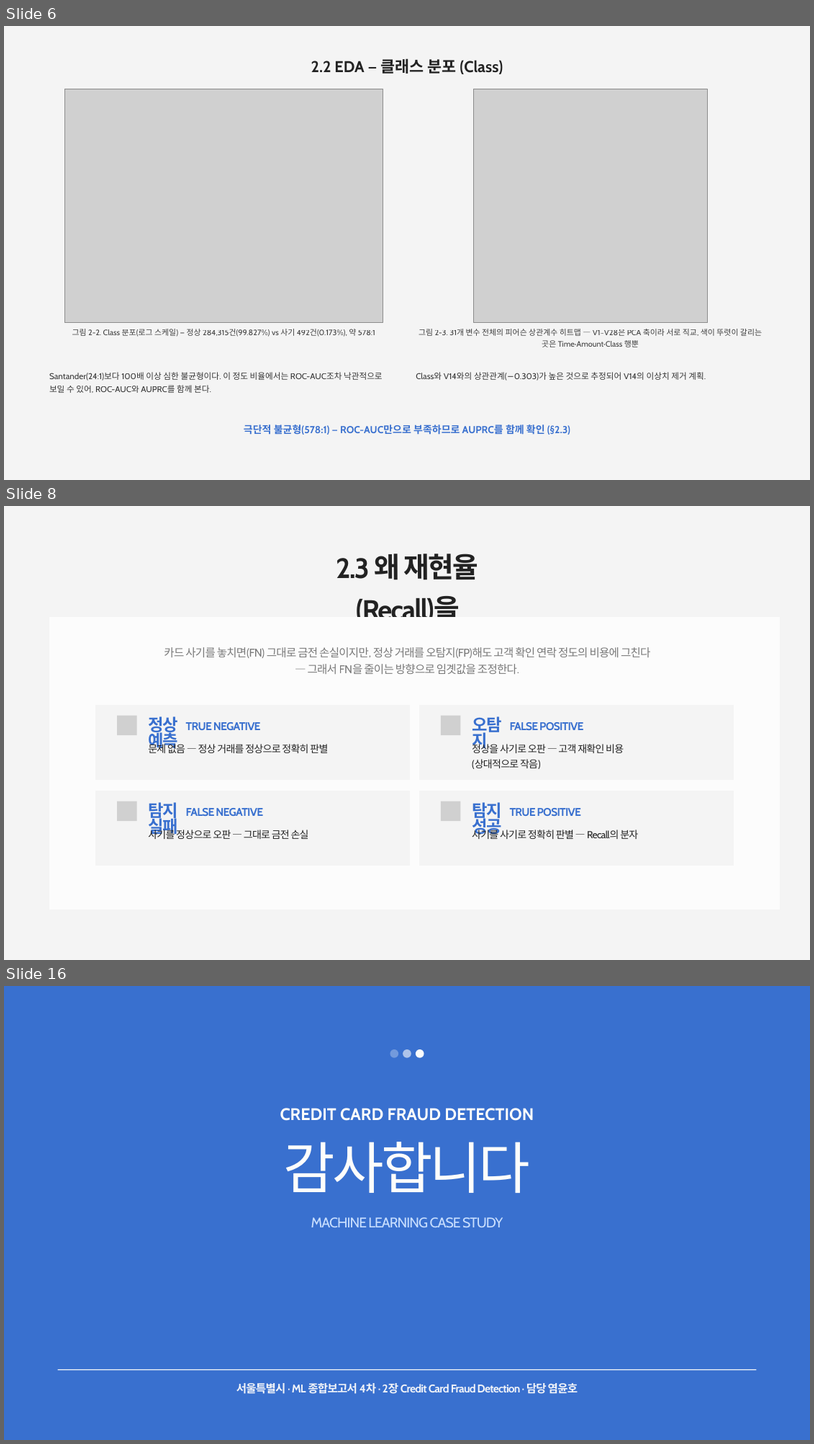
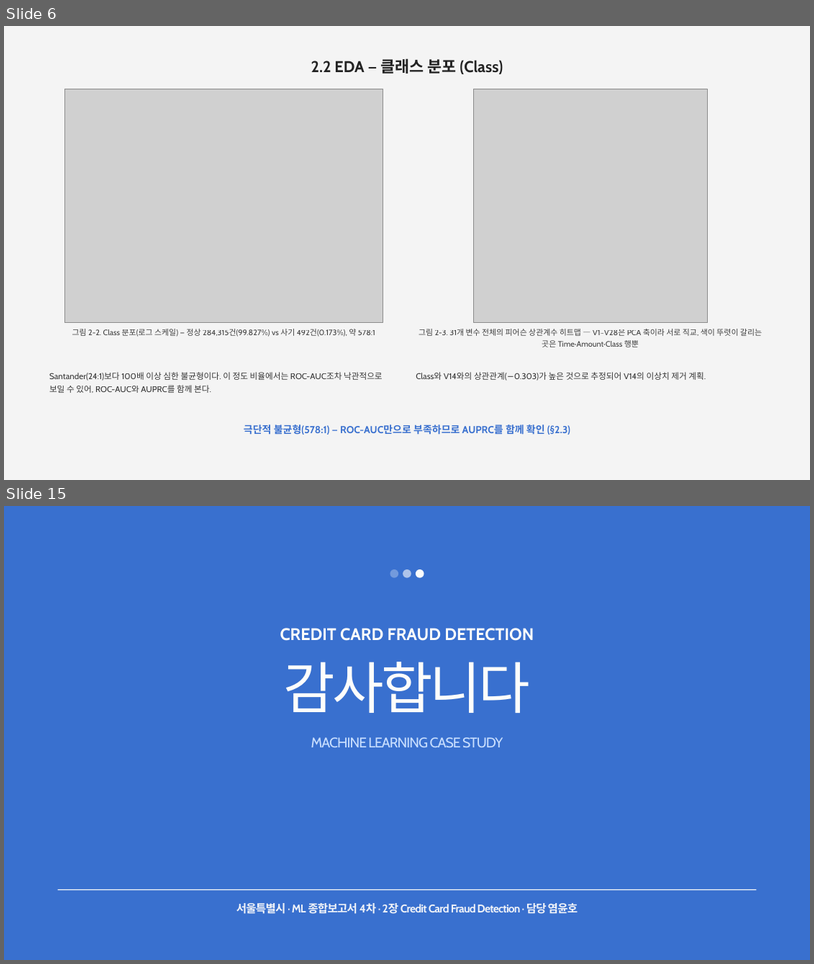
Before and after one commit to jcs19752510-ui/semi_project, a slide deck: report/4차/3_Credit_Card_Fraud_Detection(1).pptx. Shown one above the other, each under a label of ours: slides 6, 8 and 16 before the commit, slides 6 and 15 after it; the slides between them are not shown. The pictures are 814x1444 and 814x964 pixels, drawn with LibreOffice and Linux fonts; fonts in the diff are those of the drawing; grey boxes stand for pictures. Boxes give left, top, right and bottom in pixels: in the first picture for what was removed or moved away, otherwise in the second. Text is boxed around its words. In the diff, an @@ line names an element or a change of style, - is before the commit and + after.

```diff
--- a/report/4차/3_Credit_Card_Fraud_Detection(1).pptx
+++ b/report/4차/3_Credit_Card_Fraud_Detection(1).pptx
@@ slide 8 removed at (4, 506, 810, 960), background #F4F4F4 @@
@@ text removed at (336, 554, 478, 674) @@
-2.3 왜 재현율(Recall)을 우선하는가
@@ freeform shape removed at (49, 616, 780, 908) @@
@@ text removed at (164, 647, 651, 674) @@
-카드 사기를 놓치면(FN) 그대로 금전 손실이지만, 정상 거래를 오탐지(FP)해도 고객 확인 연락 정도의 비용에 그친다 — 그래서 FN을 줄이는 방향으로 임곗값을 조정한다.
@@ freeform shape removed at (95, 705, 410, 780) @@
@@ picture removed at (117, 716, 137, 735) @@
@@ text removed at (148, 716, 178, 752) @@
-정상 예측
@@ freeform shape removed at (419, 705, 734, 780) @@
@@ picture removed at (441, 716, 460, 735) @@
@@ text removed at (472, 716, 502, 752) @@
-오탐지
@@ text removed at (148, 742, 328, 753) @@
-문제 없음 — 정상 거래를 정상으로 정확히 판별
@@ text removed at (186, 722, 261, 730) @@
-TRUE NEGATIVE
@@ text removed at (472, 742, 624, 769) @@
-정상을 사기로 오판 — 고객 재확인 비용(상대적으로 작음)
@@ text removed at (510, 722, 584, 730) @@
-FALSE POSITIVE
@@ freeform shape removed at (95, 790, 410, 866) @@
@@ picture removed at (117, 801, 137, 821) @@
@@ text removed at (148, 802, 178, 837) @@
-탐지 실패
@@ text removed at (186, 808, 263, 816) @@
-FALSE NEGATIVE
@@ freeform shape removed at (419, 790, 734, 866) @@
@@ picture removed at (441, 801, 460, 821) @@
@@ text removed at (472, 802, 502, 837) @@
-탐지 성공
@@ text removed at (510, 808, 581, 816) @@
-TRUE POSITIVE
@@ text removed at (148, 828, 309, 839) @@
-사기를 정상으로 오판 — 그대로 금전 손실
@@ text removed at (472, 828, 638, 839) @@
-사기를 사기로 정확히 판별 — Recall의 분자
@@ what was slide 16 is now slide 15 @@
```
Also in this commit, not shown: 10 slides changed, 2 other files.
